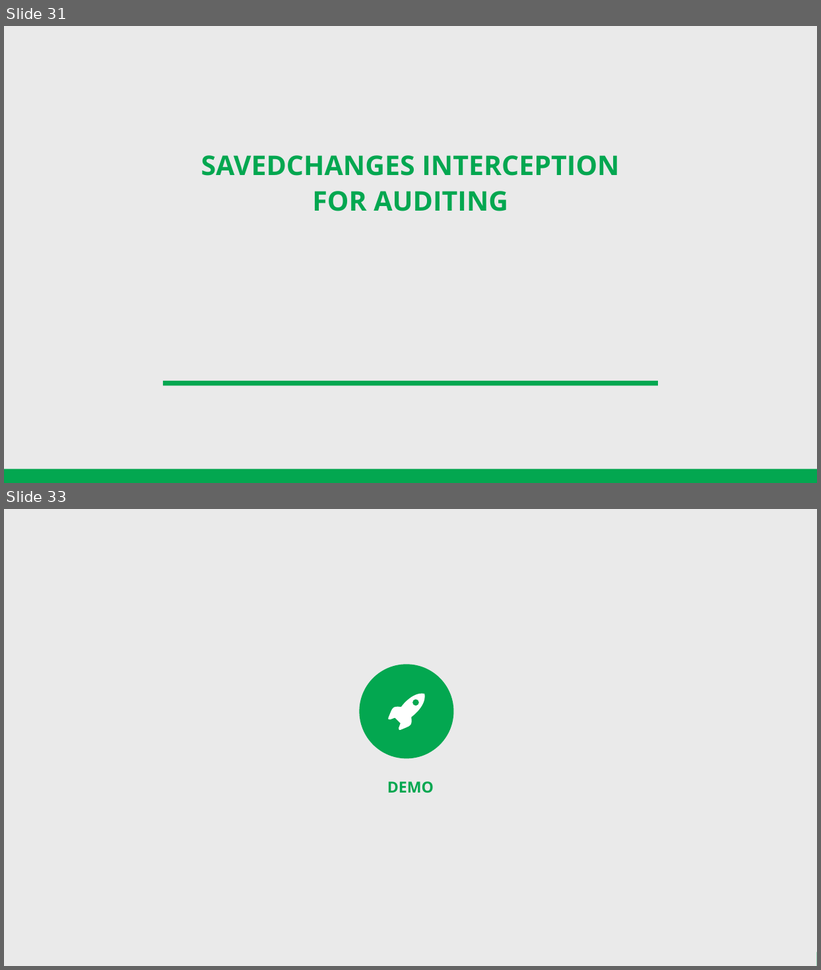
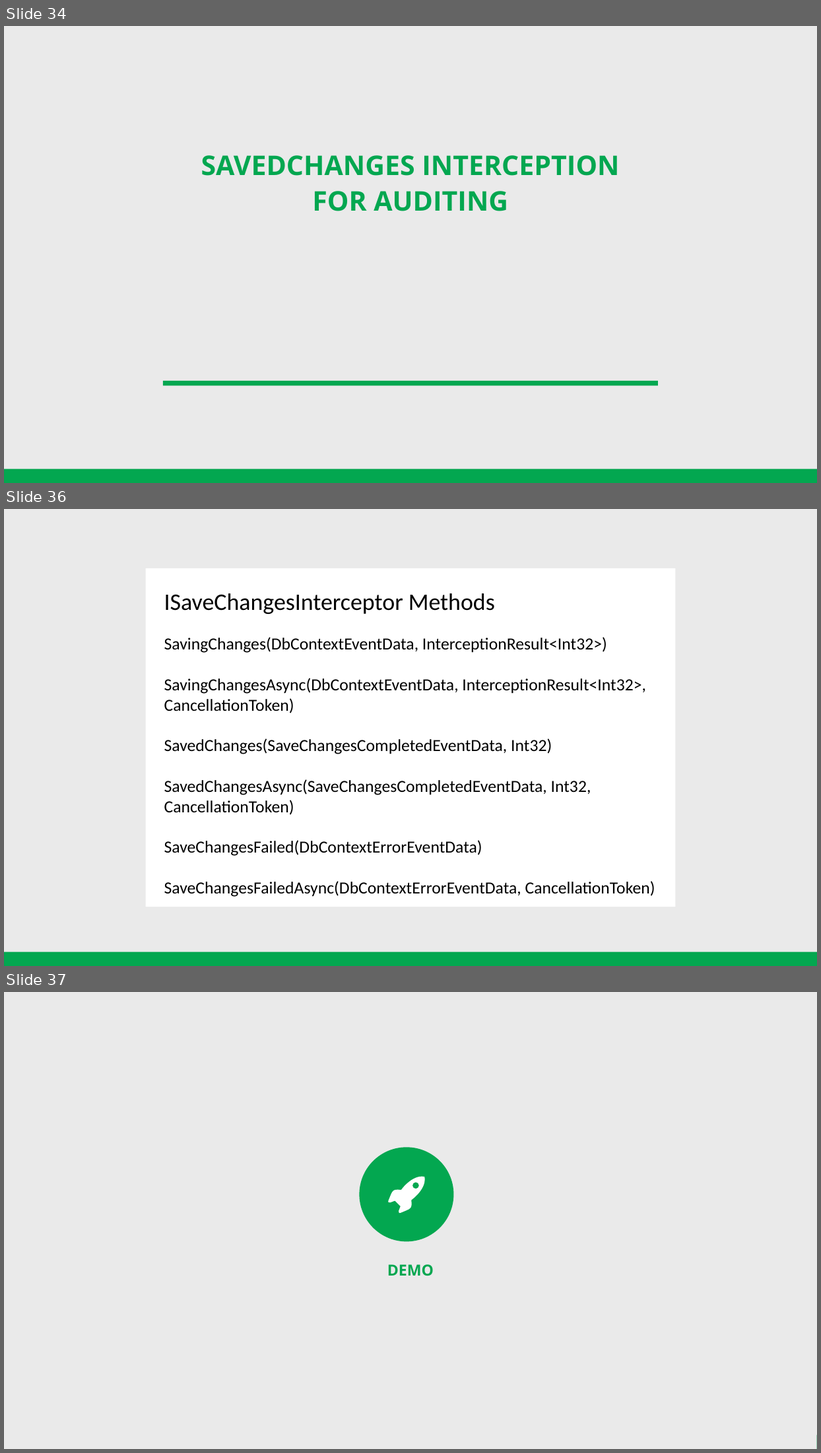
Before and after one commit to cwoodruff/EFCore5Demos, a slide deck: What’s new in Entity Framework Core 5.pptx. Shown one above the other, each under a label of ours: slides 31 and 33 before the commit, slides 34, 36 and 37 after it; the slides between them are not shown. The pictures are 821x970 and 821x1453 pixels, drawn with LibreOffice and Linux fonts; fonts in the diff are those of the drawing. Boxes give left, top, right and bottom in pixels: in the first picture for what was removed or moved away, otherwise in the second. Text is boxed around its words. In the diff, an @@ line names an element or a change of style, - is before the commit and + after.

```diff
--- a/What’s new in Entity Framework Core 5.pptx
+++ b/What’s new in Entity Framework Core 5.pptx
@@ slide 36 added at [4,509,817,966], background #EAEAEA; not listed: 1 template element that a slide beside it also shows @@
@@ rectangle added at [146,568,676,908], fill #FFFFFF @@
@@ text added at [164,593,655,897], 20 pt, text #000000 @@
+ISaveChangesInterceptor Methods
+SavingChanges(DbContextEventData, InterceptionResult<Int32>)
+SavingChangesAsync(DbContextEventData, InterceptionResult<Int32>, CancellationToken)
+SavedChanges(SaveChangesCompletedEventData, Int32)
+SavedChangesAsync(SaveChangesCompletedEventData, Int32, CancellationToken)
+SaveChangesFailed(DbContextErrorEventData)
+SaveChangesFailedAsync(DbContextErrorEventData, CancellationToken)
@@ what was slide 31 is now slide 34 @@
@@ what was slide 33 is now slide 37 @@
```
Also in this commit, not shown: 6 slides changed, 3 other slides added.
